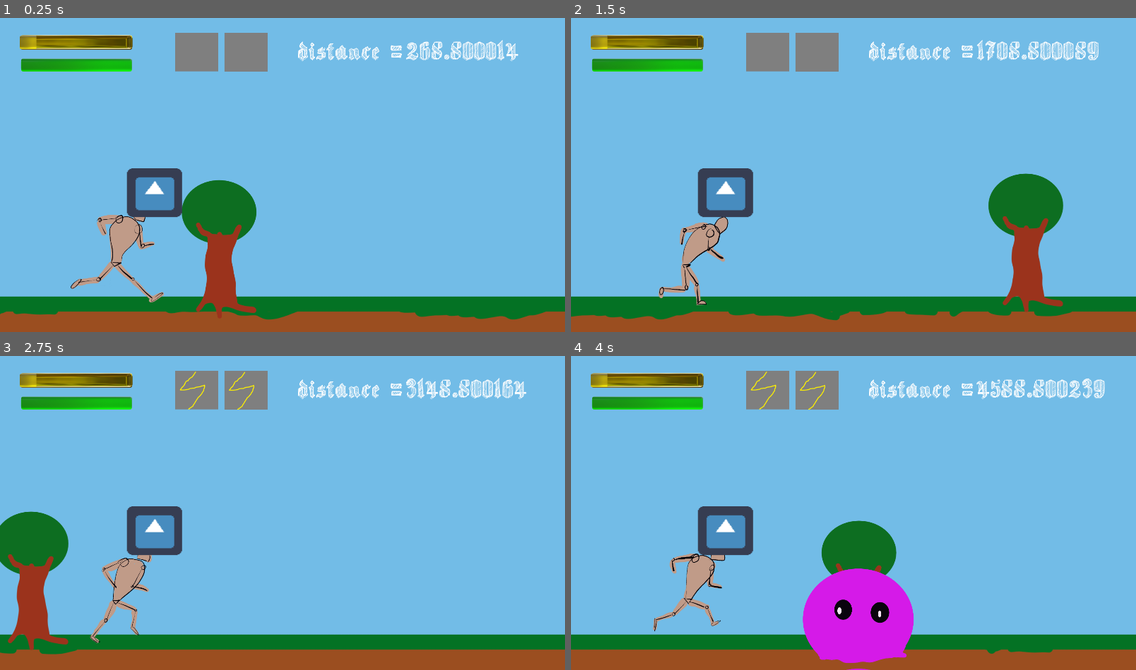
Above: before the commit, frames 1-4 (two rows, left to right).
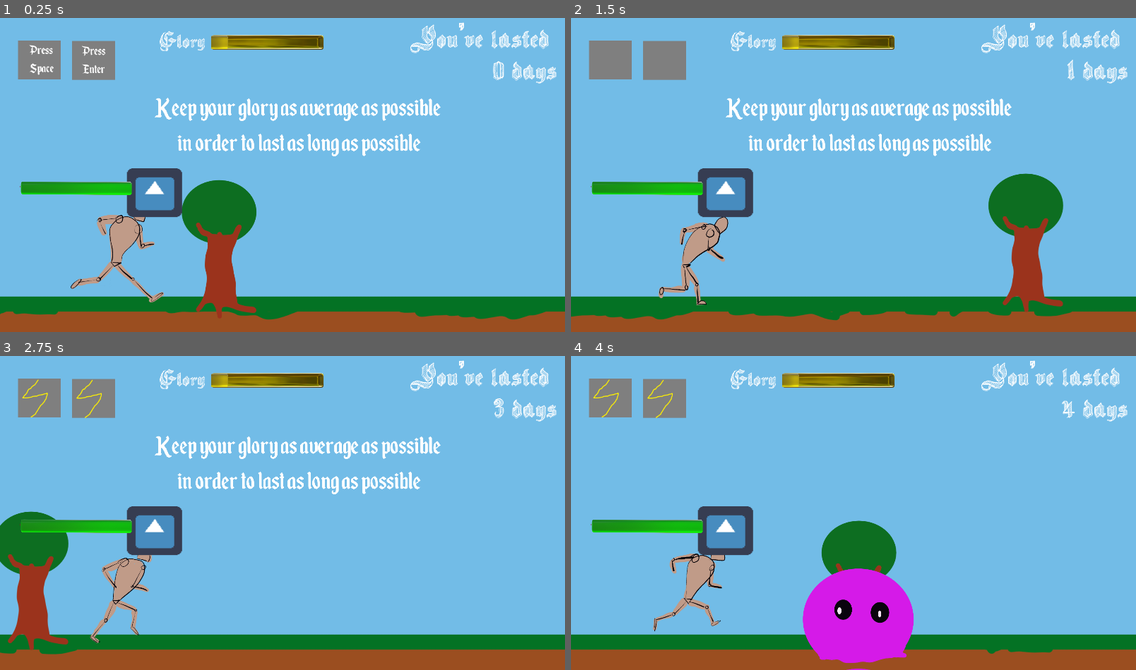
Above: after the commit, the same moments.

Repository: S-Blanco/GMTK_gamejam2023
Game: Godot game, scene res://Src/World/world.tscn
Two runs of this game, one before a commit and one after it. Both use one fixed random seed, a clock stepped at 60 frames per second and the inputs below. The engine's default icon, where the game draws it, is replaced by a stand-in: a white triangle on a blue panel in a dark square.
Inputs:
- Up to frame 1 (0.25 s): no input
- Up to frame 2 (1.5 s): tap Space at 0.5, 0.77 s; hold Right (ui_right) 0.53-1.28 s; tap Enter at 0.6, 1.35 s
- Up to frame 3 (2.75 s): tap Space at 1.52 s; hold Right (ui_right) from 2.03 s (still down); tap Enter at 2.1 s
- Up to frame 4 (4 s): tap Enter at 2.85, 3.6 s; tap Space at 3.02, 3.77 s; release Right (ui_right) at 3.53 s

The runs differ from the first frame. In frame 1, 10% of the frame differs, in the area x 3-99%, y 1-57%; in frame 2, 10%; in frame 3, 10%; in frame 4, 7.9%.

Commit message:
Add tutorial infos

Diff:
--- a/Game/Src/TestEnemyMovement.gd
+++ b/Game/Src/TestEnemyMovement.gd
@@ -60,7 +60,7 @@
 	scrollDist += delta*base_pixel_speed
 	GlobalVariables.distance = scrollDist
 
-# Enemy spawn
+# 	Enemy spawn
 #	print(scrollDist,' ',fmod(scrollDist,enemySpawnX),' ',delta*curr_pixel_speed,' ',enemySpawnX-delta*curr_pixel_speed)
 	if (enemySpawnX-delta*curr_pixel_speed<fmod(scrollDist,enemySpawnX)) || (fmod(scrollDist,enemySpawnX)<delta*curr_pixel_speed):
 #		print('should spawn',' ',fmod(scrollDist,enemySpawnX))
@@ -69,13 +69,15 @@
 		New_enemy.pixel_speed=curr_pixel_speed
 		add_child(New_enemy)
 
-# Slowing down process
+# 	Slowing down process
 	children = self.get_children()
 	if len(children)>init_child_num:
 		closest_enemy = children[init_child_num]
 		NMX = closest_enemy.get_global_position().x
 		if (NMX<stopScroll+delta*curr_pixel_speed) && (NMX>stopScroll-delta*curr_pixel_speed):
 			woah_there(children,Bckgnd)
+
+
 
 	if Input.is_action_pressed("ui_right") && not isRunning:
 		print('let s run again')
@@ -85,6 +87,7 @@
 #		move_again(children,Bckgnd)
 #		$Character.die()
 		spawn_player(playerSpawnX)
+
 #func slow_down(closest_enemy,startX,endX,slowTime):
 #	var tween = get_node("Tween")
 #	curr_pixel_speed = 0.0
@@ -115,6 +118,7 @@
 	charPlayer.stop()
 	isRunning = false
 	pass
+
 
 func move_again(children,bckgnd):
 	bckgnd.set_scroll_speed(base_scroll_speed)
--- /dev/null
+++ b/Game/Src/UI/History.tscn
@@ -0,0 +1,5 @@
+[gd_scene format=2]
+
+[node name="Node2D" type="Node2D"]
+
+[node name="CanvasLayer" type="CanvasLayer" parent="."]
--- a/Game/Src/UI/StartGameScreen.tscn
+++ b/Game/Src/UI/StartGameScreen.tscn
@@ -1,10 +1,19 @@
-[gd_scene load_steps=7 format=2]
+[gd_scene load_steps=10 format=2]
 
 [ext_resource path="res://Fonts/Sketch Gothic School.ttf" type="DynamicFontData" id=1]
 [ext_resource path="res://Src/UI/StartGameScreen.gd" type="Script" id=2]
+[ext_resource path="res://Fonts/Enchanted Land.otf" type="DynamicFontData" id=3]
+
+[sub_resource type="DynamicFont" id=5]
+size = 175
+font_data = ExtResource( 3 )
+
+[sub_resource type="DynamicFont" id=6]
+size = 120
+font_data = ExtResource( 3 )
 
 [sub_resource type="DynamicFont" id=1]
-size = 250
+size = 200
 font_data = ExtResource( 1 )
 
 [sub_resource type="DynamicFont" id=2]
@@ -24,43 +33,64 @@
 
 [node name="CanvasLayer" type="CanvasLayer" parent="."]
 
-[node name="Label" type="Label" parent="CanvasLayer"]
+[node name="Adventures" type="Label" parent="CanvasLayer"]
+margin_left = 200.0
+margin_top = 127.0
+margin_right = 1781.0
+margin_bottom = 361.0
+custom_fonts/font = SubResource( 5 )
+text = "The unremarkable adventures "
+align = 1
+
+[node name="of" type="Label" parent="CanvasLayer"]
+margin_left = 936.0
+margin_top = 336.0
+margin_right = 1022.0
+margin_bottom = 454.0
+custom_fonts/font = SubResource( 6 )
+text = "of"
+
+[node name="Goodenough, the sword" type="Label" parent="CanvasLayer"]
 anchor_left = 0.5
 anchor_right = 0.5
-margin_left = -479.0
-margin_top = 200.0
-margin_right = 479.0
-margin_bottom = 262.0
+margin_left = -879.0
+margin_top = 446.0
+margin_right = 943.0
+margin_bottom = 741.0
 custom_fonts/font = SubResource( 1 )
-text = "Game title"
+text = "Goodenough, the sword"
+align = 1
 
 [node name="VBoxContainer" type="HBoxContainer" parent="CanvasLayer"]
 anchor_left = 0.5
 anchor_top = 1.0
 anchor_right = 0.5
 anchor_bottom = 1.0
-margin_left = -358.0
-margin_top = -389.0
-margin_right = 373.0
-margin_bottom = -252.0
+margin_left = -375.0
+margin_top = -288.0
+margin_right = 362.0
+margin_bottom = -156.0
 
 [node name="StartButton" type="Button" parent="CanvasLayer/VBoxContainer"]
 margin_right = 393.0
-margin_bottom = 137.0
+margin_bottom = 132.0
+size_flags_horizontal = 4
 custom_fonts/font = SubResource( 2 )
 text = "Start New Game"
 
 [node name="SettingsButton" type="Button" parent="CanvasLayer/VBoxContainer"]
 margin_left = 397.0
 margin_right = 590.0
-margin_bottom = 137.0
+margin_bottom = 132.0
+size_flags_horizontal = 4
 custom_fonts/font = SubResource( 3 )
 text = "Settings"
 
 [node name="QuitButton" type="Button" parent="CanvasLayer/VBoxContainer"]
 margin_left = 594.0
 margin_right = 717.0
-margin_bottom = 137.0
+margin_bottom = 132.0
+size_flags_horizontal = 4
 custom_fonts/font = SubResource( 4 )
 text = "Quit"
 
--- /dev/null
+++ b/Game/Src/World/GlobalInstruction.gd
@@ -0,0 +1,4 @@
+extends Label
+
+func _on_Timer_timeout():
+	queue_free()
--- /dev/null
+++ b/Game/Src/World/PressEnter.gd
@@ -0,0 +1,5 @@
+extends Label
+
+
+func _on_PlayerControls_power2():
+	queue_free()
--- /dev/null
+++ b/Game/Src/World/PressSpace.gd
@@ -0,0 +1,7 @@
+extends Label
+
+
+
+
+func _on_PlayerControls_power1():
+	queue_free()
--- a/Game/Src/World/world.gd
+++ b/Game/Src/World/world.gd
@@ -6,12 +6,13 @@
 onready var healthUI =$CanvasLayer/HealthUI
 onready var red = $CanvasLayer/HealthUI/Red
 
+
 func _process(_delta):
 	if GlobalVariables.glory > 0.03 and GlobalVariables.glory <= gloryUI.max_glory:
 		gloryUI.set_glory(GlobalVariables.glory)
 
 	if GlobalVariables.distance > 0:
-		dist.text = "distance =" +str(GlobalVariables.distance)
+		dist.text = "You've lasted \n" + str( int(GlobalVariables.distance/1000)) + " days"
 
 	if GlobalVariables.damage > 0:
 		healthUI.set_damage(GlobalVariables.damage)
--- a/Game/Src/World/world.tscn
+++ b/Game/Src/World/world.tscn
@@ -1,14 +1,34 @@
-[gd_scene load_steps=7 format=2]
+[gd_scene load_steps=15 format=2]
 
 [ext_resource path="res://Src/UI/GloryUI.tscn" type="PackedScene" id=1]
 [ext_resource path="res://Src/TestEnemyMovement.tscn" type="PackedScene" id=2]
 [ext_resource path="res://Src/World/world.gd" type="Script" id=3]
 [ext_resource path="res://Src/UI/HealthUI.tscn" type="PackedScene" id=4]
 [ext_resource path="res://Fonts/Sketch Gothic School.ttf" type="DynamicFontData" id=5]
+[ext_resource path="res://Fonts/Enchanted Land.otf" type="DynamicFontData" id=6]
+[ext_resource path="res://Src/World/GlobalInstruction.gd" type="Script" id=7]
+[ext_resource path="res://Src/World/PressSpace.gd" type="Script" id=8]
+[ext_resource path="res://Src/World/PressEnter.gd" type="Script" id=9]
 
 [sub_resource type="DynamicFont" id=1]
 size = 100
 font_data = ExtResource( 5 )
+
+[sub_resource type="DynamicFont" id=5]
+size = 75
+font_data = ExtResource( 5 )
+
+[sub_resource type="DynamicFont" id=2]
+size = 100
+font_data = ExtResource( 6 )
+
+[sub_resource type="DynamicFont" id=3]
+size = 50
+font_data = ExtResource( 6 )
+
+[sub_resource type="DynamicFont" id=4]
+size = 50
+font_data = ExtResource( 6 )
 
 [node name="world" type="Node2D"]
 script = ExtResource( 3 )
@@ -19,21 +39,22 @@
 position = Vector2( 393, 767 )
 
 [node name="Power1Toggle" parent="TestEnemyMovement" index="3"]
-margin_left = 596.0
-margin_top = 62.0
-margin_right = 742.0
-margin_bottom = 194.0
+margin_left = 61.0
+margin_top = 89.0
+margin_right = 207.0
+margin_bottom = 221.0
 
 [node name="Power2Toggle" parent="TestEnemyMovement" index="4"]
-margin_left = 763.0
-margin_top = 63.0
-margin_right = 909.0
-margin_bottom = 195.0
+margin_left = 245.0
+margin_top = 90.0
+margin_right = 391.0
+margin_bottom = 222.0
 
 [node name="CanvasLayer" type="CanvasLayer" parent="."]
 
 [node name="GloryUI" parent="CanvasLayer" instance=ExtResource( 1 )]
-margin_right = 10.0
+margin_left = 650.0
+margin_right = 660.0
 margin_bottom = 11.0
 
 [node name="Full" parent="CanvasLayer/GloryUI" index="0"]
@@ -51,18 +72,29 @@
 rect_scale = Vector2( 0.03, 0.2 )
 
 [node name="distance" type="Label" parent="CanvasLayer/GloryUI"]
-margin_left = 1012.0
-margin_top = 67.0
-margin_right = 1800.0
-margin_bottom = 172.0
+margin_left = 692.0
+margin_top = 26.0
+margin_right = 1241.0
+margin_bottom = 239.0
 custom_fonts/font = SubResource( 1 )
-text = "distance = 0"
+text = "You've lasted
+0 days"
+align = 2
+
+[node name="Label" type="Label" parent="CanvasLayer/GloryUI"]
+margin_left = -110.0
+margin_top = 48.0
+margin_right = 47.0
+margin_bottom = 127.0
+custom_fonts/font = SubResource( 5 )
+text = "Glory"
 
 [node name="HealthUI" parent="CanvasLayer" instance=ExtResource( 4 )]
 margin_left = 68.0
-margin_top = 132.0
+margin_top = 550.0
 margin_right = 108.0
 margin_bottom = 172.0
+rect_rotation = 0.264847
 
 [node name="Green" parent="CanvasLayer/HealthUI" index="1"]
 rect_scale = Vector2( 0.2, 0.2 )
@@ -72,6 +104,51 @@
 margin_bottom = 400.0
 rect_scale = Vector2( 1e-05, 0.2 )
 
+[node name="GlobalInstruction" type="Label" parent="CanvasLayer"]
+anchor_left = 0.5
+anchor_top = 0.5
+anchor_right = 0.5
+anchor_bottom = 0.5
+margin_left = -435.0
+margin_top = -281.0
+margin_right = 549.0
+margin_bottom = -34.0
+custom_fonts/font = SubResource( 2 )
+text = "Keep your glory as average as possible
+in order to last as long as possible"
+align = 1
+script = ExtResource( 7 )
+
+[node name="PressSpace" type="Label" parent="CanvasLayer"]
+margin_left = 91.0
+margin_top = 92.0
+margin_right = 193.0
+margin_bottom = 237.0
+custom_fonts/font = SubResource( 3 )
+text = "Press
+Space"
+align = 1
+script = ExtResource( 8 )
+
+[node name="PressEnter" type="Label" parent="CanvasLayer"]
+margin_left = 278.0
+margin_top = 95.0
+margin_right = 359.0
+margin_bottom = 216.0
+custom_fonts/font = SubResource( 4 )
+text = "Press
+Enter"
+align = 1
+script = ExtResource( 9 )
+
+[node name="Timer" type="Timer" parent="."]
+wait_time = 4.0
+autostart = true
+
+[connection signal="power1" from="TestEnemyMovement/Character/PlayerControls" to="CanvasLayer/PressSpace" method="_on_PlayerControls_power1"]
+[connection signal="power2" from="TestEnemyMovement/Character/PlayerControls" to="CanvasLayer/PressEnter" method="_on_PlayerControls_power2"]
+[connection signal="timeout" from="Timer" to="CanvasLayer/GlobalInstruction" method="_on_Timer_timeout"]
+
 [editable path="TestEnemyMovement"]
 [editable path="CanvasLayer/GloryUI"]
 [editable path="CanvasLayer/HealthUI"]
